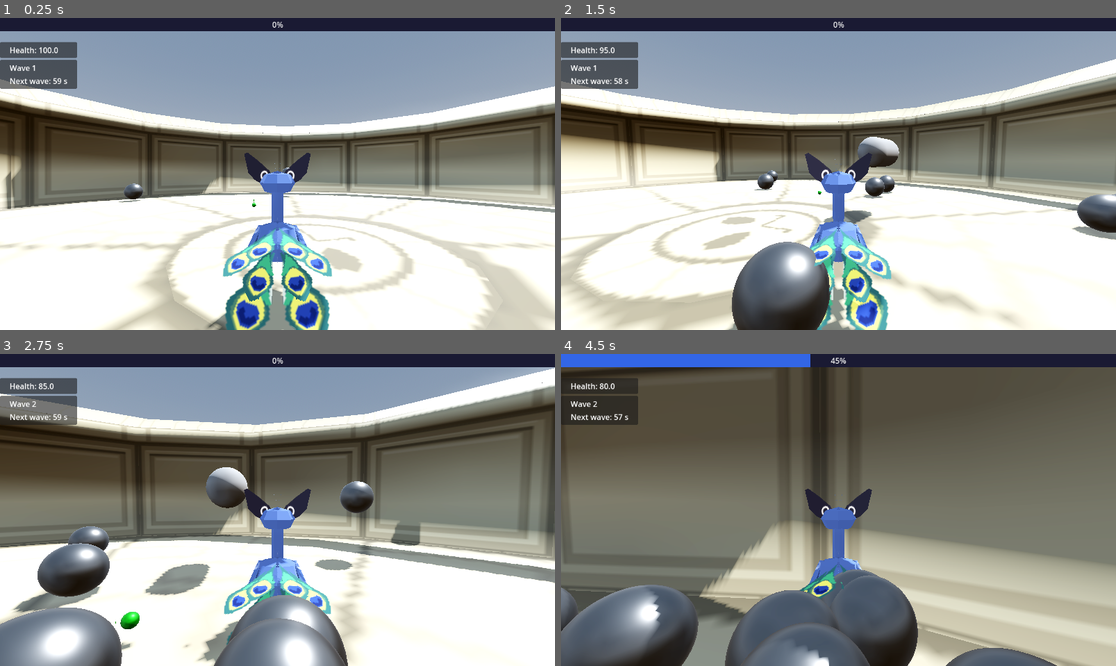
Above: before the commit, frames 1-4 (two rows, left to right).
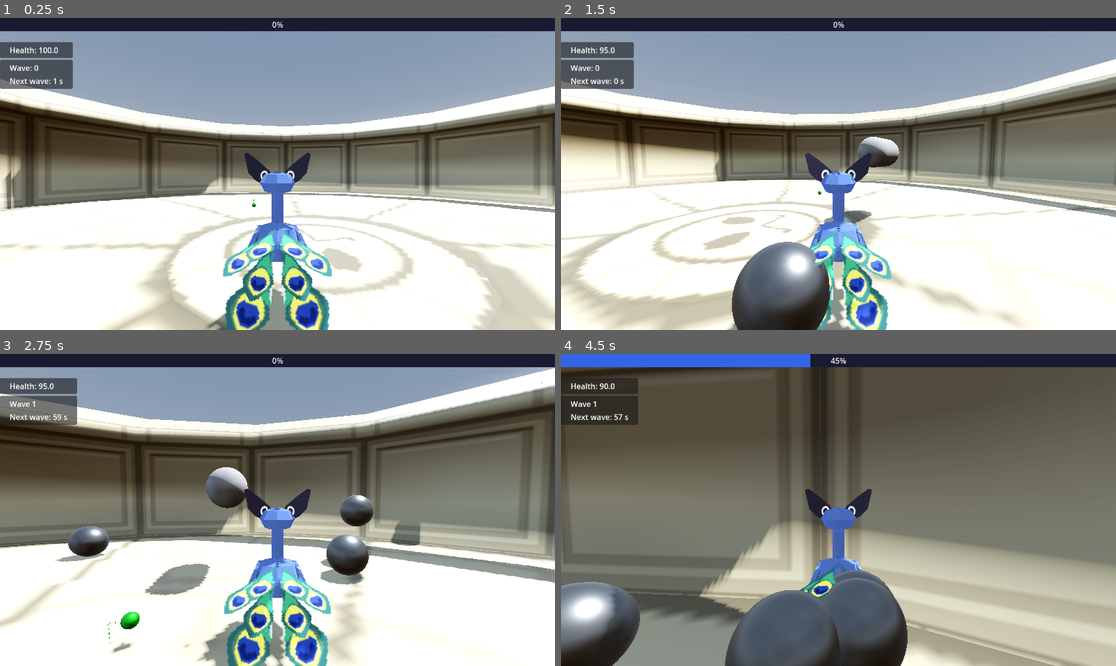
Above: after the commit, the same moments.

Repository: Lightgarden-713/Pavojam
Game: Godot game, scene res://scenes/level.tscn
Same seed, same stepped clock (60 frames per second), same inputs: the game is played once before the commit and once after it.
Inputs (mouse positions are in pixels of both pictures, inside the frame that each line leads up to):
- Up to frame 1 (0.25 s): no input
- Up to frame 2 (1.5 s): tap Enter (ui_accept) at 0.5, 0.77 s; move the mouse to (960, 158) at 0.52 s; hold Right (ui_right) 0.53-1.28 s; click (960, 158) at 0.67 s; move the mouse to (810, 174) at 1.27 s; hold Up (ui_up) from 1.28 s (still down)
- Up to frame 3 (2.75 s): keep holding Up (ui_up); tap Enter (ui_accept) at 1.52 s; move the mouse to (288, 503) at 2.02 s
- Up to frame 4 (4.5 s): keep holding Up (ui_up); move the mouse to (832, 516) at 2.77 s; click (832, 516) at 2.92 s; tap Enter (ui_accept) at 3.02, 3.77 s; move the mouse to (877, 513) at 3.52 s; move the mouse to (794, 506) at 4.27 s

The runs differ from the first frame. In frame 1, 0.3% of the frame differs, in the area x 5-53%, y 7-60%; in frame 2, 1.5%; in frame 3, 11%, in the area x 0-68%, y 9-100%; in frame 4, 8.5%.

Commit message:
simplify ready func

Diff:
--- a/scripts/wave_manager.gd
+++ b/scripts/wave_manager.gd
@@ -20,9 +20,8 @@
 
 # Called when the node enters the scene tree for the first time.
 func _ready() -> void:
-	await get_tree().create_timer(initial_delay_sec).timeout
-	print("starting wave")
-	_start_next_wave()
+	time_until_next_wave = initial_delay_sec
+
 
 # Called every frame. 'delta' is the elapsed time since the previous frame.
 func _process(delta: float) -> void:
